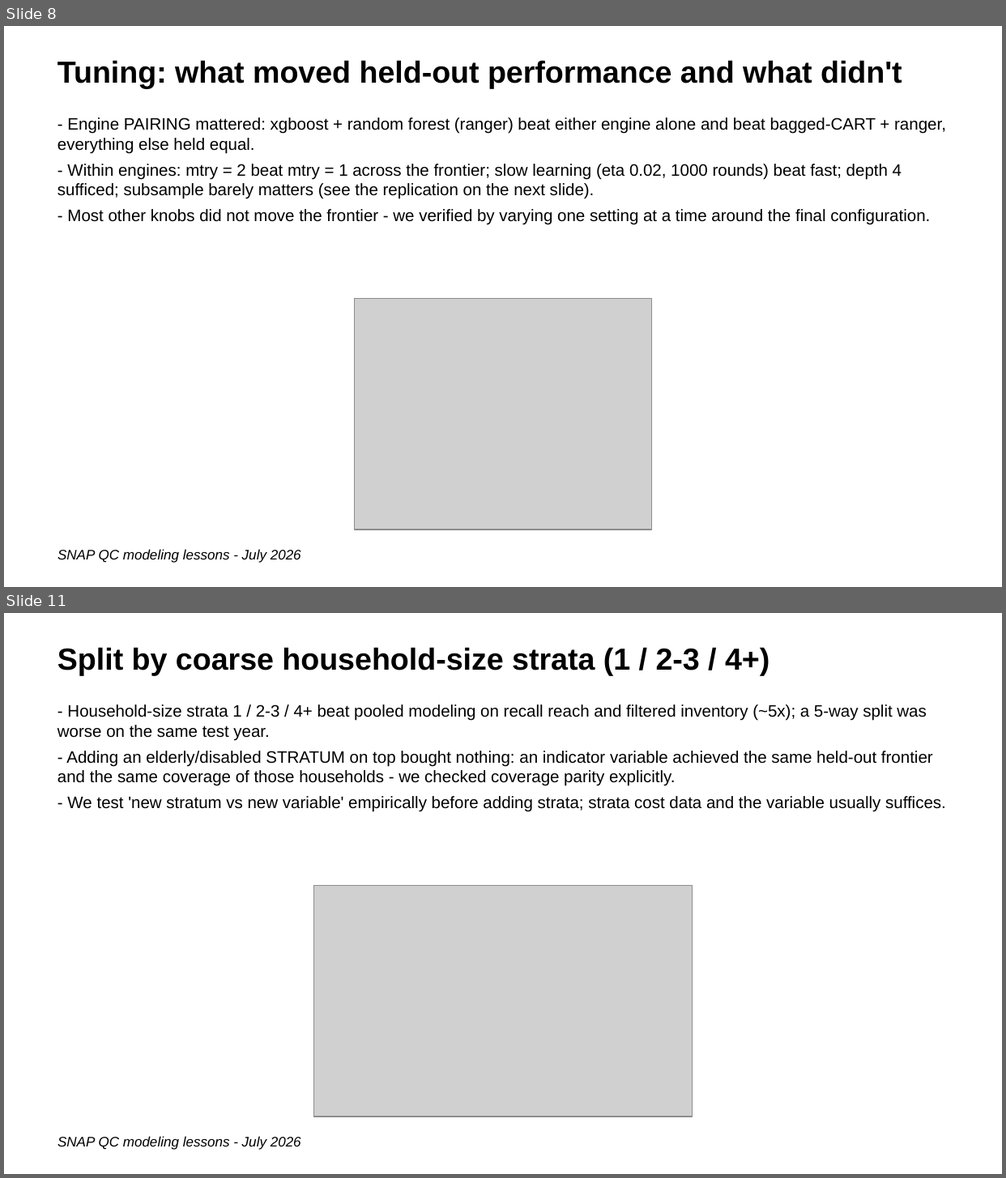
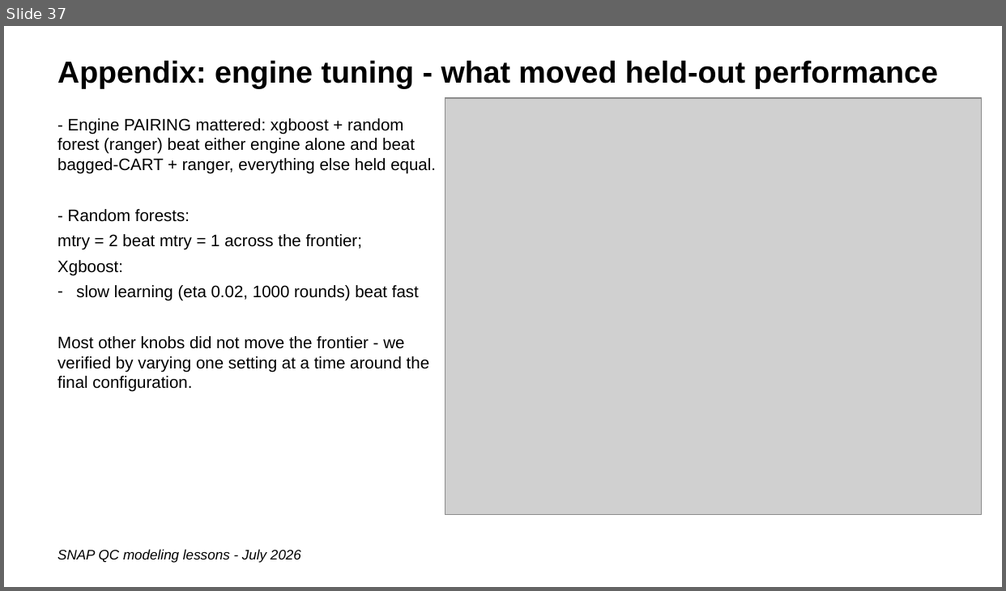
Before and after one commit to giannella/snap_qc, a slide deck: lessons_getting_more_signal_from_snap_qc_data.pptx. Shown one above the other, each under a label of ours: slides 8 and 11 before the commit, slide 37 after it; the slides between them are not shown. The pictures are 1006x1178 and 1006x591 pixels, drawn with LibreOffice and Linux fonts; fonts in the diff are those of the drawing; grey boxes stand for pictures. Boxes give left, top, right and bottom in pixels: in the first picture for what was removed or moved away, otherwise in the second. Text is boxed around its words. In the diff, an @@ line names an element or a change of style, - is before the commit and + after.

```diff
--- a/lessons_getting_more_signal_from_snap_qc_data.pptx
+++ b/lessons_getting_more_signal_from_snap_qc_data.pptx
@@ slide 11 removed at (4, 613, 1002, 1174), background #FFFFFF @@
@@ text removed at (57, 647, 769, 676) @@
-Split by coarse household-size strata (1 / 2-3 / 4+)
@@ text removed at (57, 705, 946, 812) @@
-- Household-size strata 1 / 2-3 / 4+ beat pooled modeling on recall reach and filtered inventory (~5x); a 5-way split was worse on the same test year.
-- Adding an elderly/disabled STRATUM on top bought nothing: an indicator variable achieved the same held-out frontier and the same coverage of those households - we checked coverage parity explicitly.
-- We test 'new stratum vs new variable' empirically before adding strata; strata cost data and the variable usually suffices.
@@ picture removed at (313, 885, 692, 1117) @@
@@ text removed at (57, 1136, 301, 1150) @@
-SNAP QC modeling lessons - July 2026
@@ what was slide 8 is now slide 37 @@
@@ slide 37 changed as well @@
@@ text at (57, 60, 938, 89): text changed @@
-Tuning: what moved held-out performance and what didn't
+Appendix: engine tuning - what moved held-out performance
@@ picture added at (445, 98, 981, 515) @@
@@ text at (57, 118, 436, 174): less space between paragraphs @@
@@ text at (57, 209, 430, 392): text changed @@
-- Within engines: mtry = 2 beat mtry = 1 across the frontier; slow learning (eta 0.02, 1000 rounds) beat fast; depth 4 sufficed; subsample barely matters (see the replication on the next slide).
-- Most other knobs did not move the frontier - we verified by varying one setting at a time around the final configuration.
+- Random forests:
+mtry = 2 beat mtry = 1 across the frontier;
+Xgboost:
+– slow learning (eta 0.02, 1000 rounds) beat fast
+Most other knobs did not move the frontier - we verified by varying one setting at a time around the final configuration.
@@ picture removed at (354, 298, 652, 530) @@
```
Also in this commit, not shown: 11 other slides changed, 32 slides added, 14 other slides removed.
